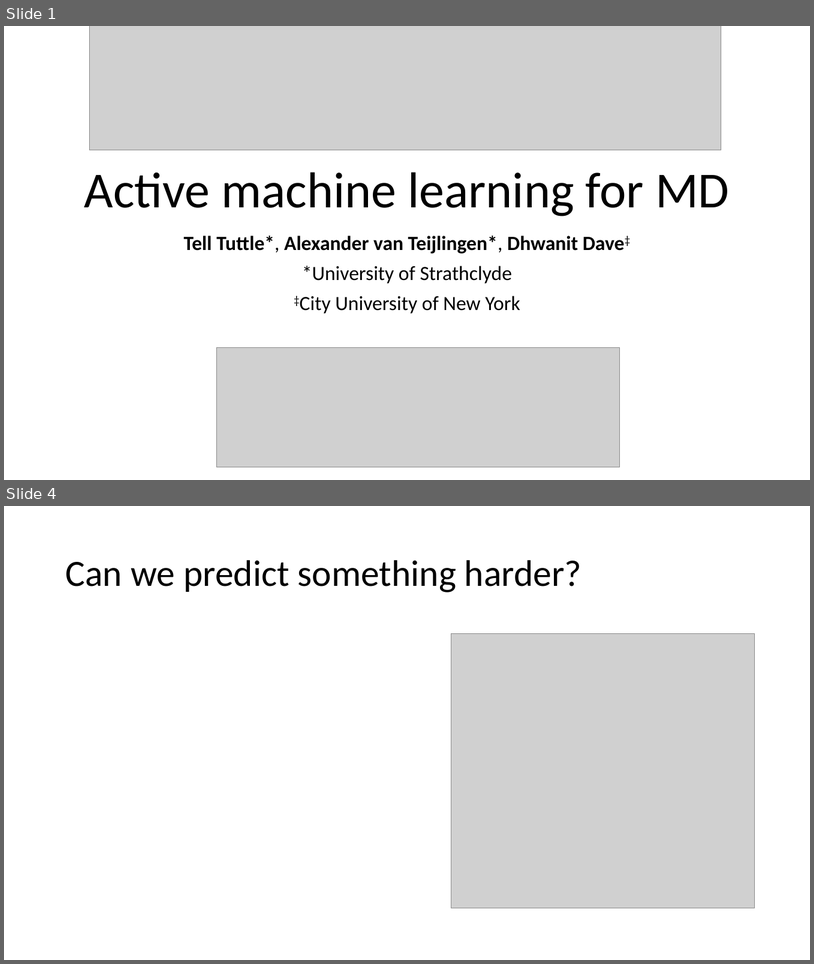
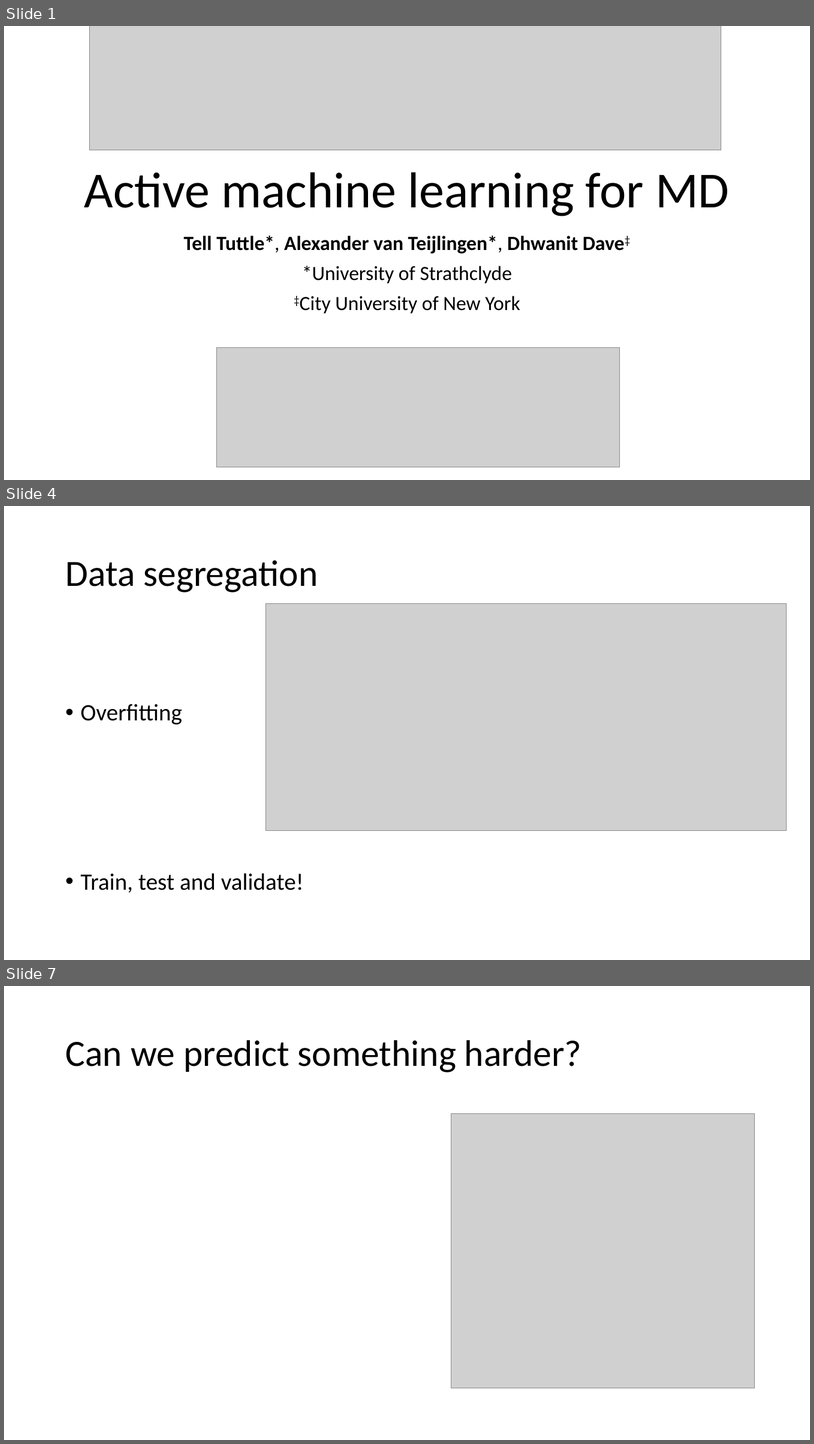
Before and after one commit to avanteijlingen/Tutorial-SB06, a slide deck: ActiveLearning.pptx. Shown one above the other, each under a label of ours: slides 1 and 4 before the commit, slides 1, 4 and 7 after it; the slides between them are not shown. The pictures are 814x964 and 814x1444 pixels, drawn with LibreOffice and Linux fonts; fonts in the diff are those of the drawing; grey boxes stand for pictures. Boxes give left, top, right and bottom in pixels: in the first picture for what was removed or moved away, otherwise in the second. Text is boxed around its words. In the diff, an @@ line names an element or a change of style, - is before the commit and + after.

```diff
--- a/ActiveLearning.pptx
+++ b/ActiveLearning.pptx
@@ slide 4 added at (4,506,810,960), background #FFFFFF @@
@@ title added at (65,560,318,592), 44 pt, text #000000 @@
+Data segregation
@@ picture added at (266,603,787,830) @@
@@ text added at (81,704,304,892), 28 pt, text #000000 @@
+• Overfitting
+• Train, test and validate!
@@ what was slide 4 is now slide 7 @@
```
Also in this commit, not shown: 1 slide changed, 5 other slides added, 1 slide removed.
